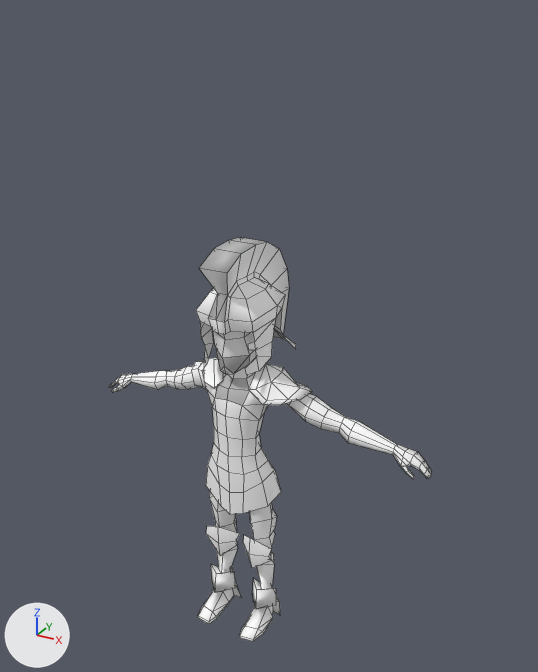
What one commit did to the FBX model FbxExporter/Resources/Import/guardcaptain.fbx.
Camera for both pictures: a 50 mm lens placed at (0.233, -0.387, 0.427), pointed at (0.009, 0.02, 0.223). Lighting does not change. The marker at lower left points along +X, +Y and +Z. Mesh edges are drawn as thin lines. Where no turn or scale is listed for an object, it has been applied to the vertices.

The first picture shows 'SD_GuardCaptainMesh_03:polySurface9'.
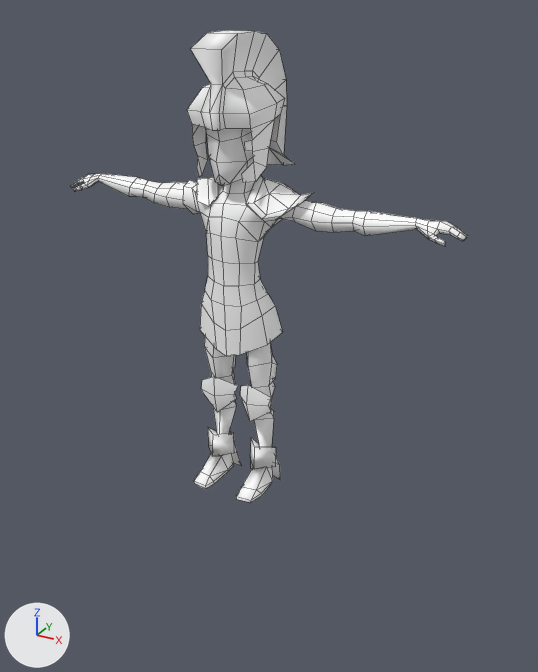
Changed parts and their boxes (x1, y1, x2, y2) in the pictures (538 x 672 px; the box of a moved part takes in the faces that stretch with it):
'SD_GuardCaptainMesh_03:polySurface9', reshaped, recoloured, moved (23% wider, 17% taller)
    before: (109, 237, 432, 641)
    after: (71, 30, 468, 503)
part 1 of me_mesh, moved or reshaped
    before: (198, 492, 241, 624)
    after: (194, 336, 242, 489)
part 2 of me_mesh, moved or reshaped
    before: (109, 250, 432, 479)
    after: (71, 50, 468, 246)
part 3 of me_mesh, recoloured
    before: (199, 237, 266, 405)
    after: (190, 30, 251, 222)

The change, as a diff of the scene's bpy script:
```diff
--- a/FbxExporter/Resources/Import/guardcaptain.fbx.py
+++ b/FbxExporter/Resources/Import/guardcaptain.fbx.py
@@ me_mesh @@
 # used by ob_sd_guardcaptainmesh_03_polysurface9; location = (0.0, 0.0, 0.0)
-me_mesh.from_pydata(...)  # 639 vertices, 613 faces; spans x -0.131..0.131, y -0.033..0.048, z 0.0..0.292
+me_mesh.from_pydata(...)  # 639 vertices, 613 faces; spans x -0.139..0.139, y -0.033..0.049, z 0.0..0.292
+# me_mesh part 1: the loose piece of 80 vertices spanning x -0.03..-0.001, y -0.033..0.011, z 0.0..0.12 is multiplied about its middle by the matrix ((0.999, 0.012, -0.019), (-0.012, 0.999, -0.001), (0.019, 0.001, 0.999)), then moved by (0.001, 0.0, 0.0)
+# me_mesh part 2: 277 of 639 vertices moved; they spanned x -0.131..0.131, y -0.022..0.048, z 0.152..0.264 and now span x -0.139..0.139, y -0.022..0.049, z 0.178..0.263; mean shift (0.0, -0.004, 0.015); largest move (0.131, 0.015, 0.153) -> (0.139, 0.004, 0.191)
+# me_mesh part 3: all 20 faces that had it switch from mat_default_material (grey #bcbcbc) to mat_sd_guardcaptainmesh_03_lambert3 (its picture is missing)
@@ ob_sd_guardcaptainmesh_03_polysurface9 @@
 ob_sd_guardcaptainmesh_03_polysurface9 = bpy.data.objects.new('SD_GuardCaptainMesh_03:polySurface9', me_mesh)
-ob_sd_guardcaptainmesh_03_polysurface9.location = (0.0, 0.0, 0.0)
+ob_sd_guardcaptainmesh_03_polysurface9.location = (0.0, 0.0, 0.1234)
```
